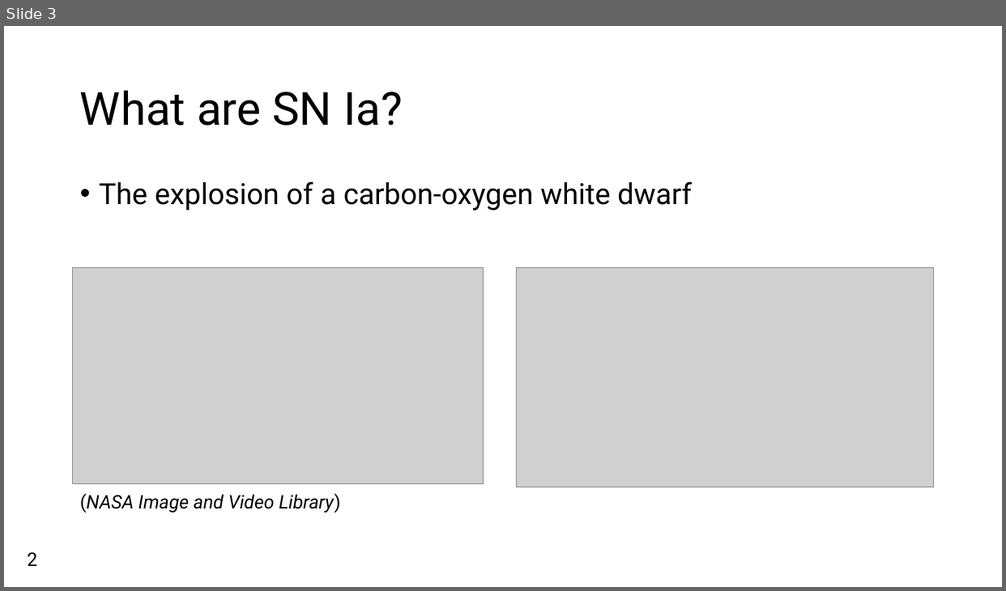
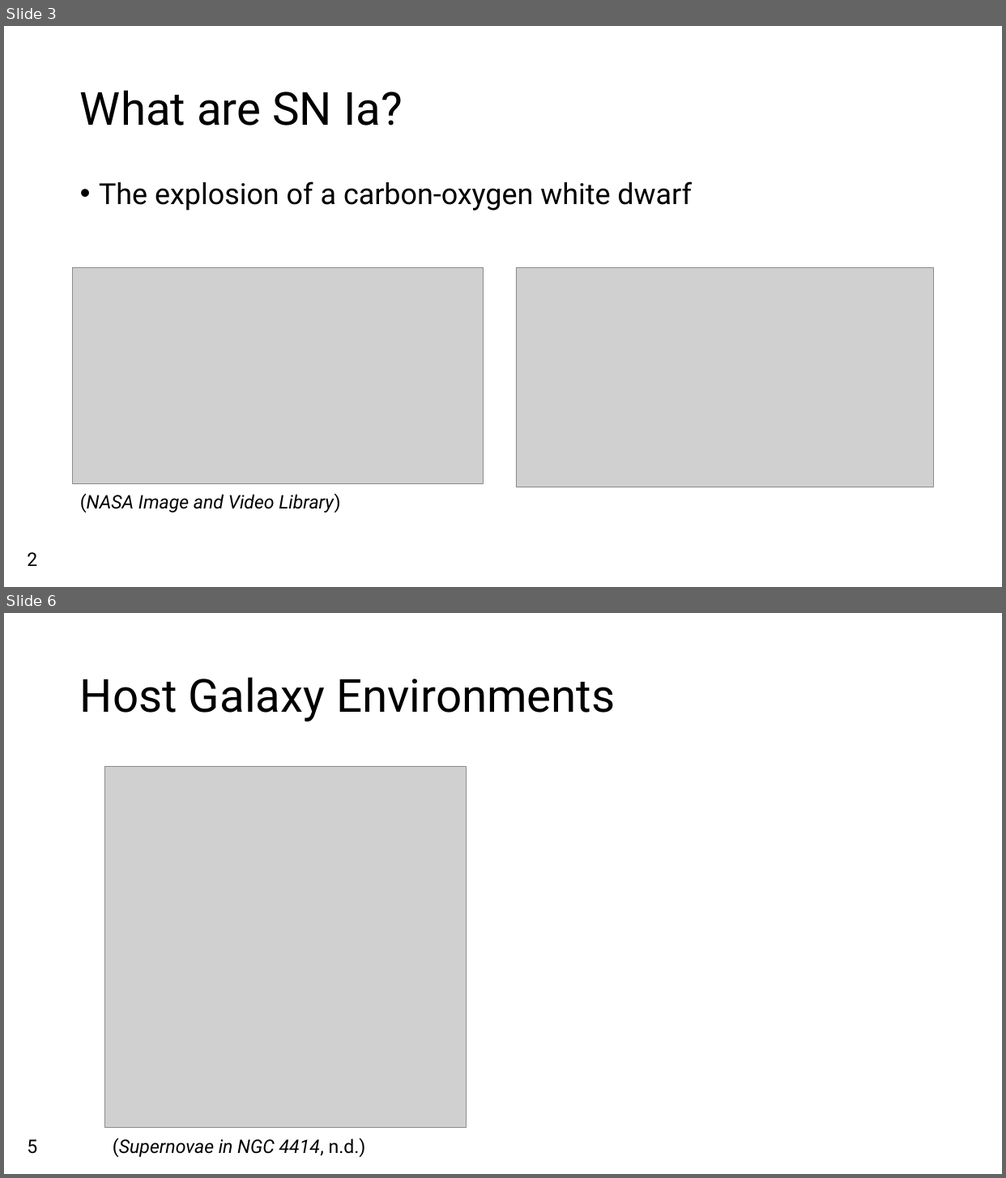
Before and after one commit to Webd0g/Honours_Project, a slide deck: Oral_presentation/Oral_Presentation.pptx. Shown one above the other, each under a label of ours: slide 3 before the commit, slides 3 and 6 after it; the slides between them are not shown. The pictures are 1006x591 and 1006x1178 pixels, drawn with LibreOffice and Linux fonts; fonts in the diff are those of the drawing; grey boxes stand for pictures; background and template pictures are left out. Boxes give left, top, right and bottom in pixels: in the first picture for what was removed or moved away, otherwise in the second. Text is boxed around its words. In the diff, an @@ line names an element or a change of style, - is before the commit and + after.

```diff
--- a/Oral_presentation/Oral_Presentation.pptx
+++ b/Oral_presentation/Oral_Presentation.pptx
@@ slide 6 added at (4,613,1002,1174), background picture (left out) @@
@@ title added at (80,677,615,722), 44 pt, text #000000 @@
+Host Galaxy Environments
@@ picture added at (105,767,466,1128) @@
@@ text added at (27,1139,37,1154), 18 pt, text #000000 @@
+5
@@ text added at (113,1138,366,1157), 18 pt, text #000000, italic @@
+(Supernovae in NGC 4414, n.d.)
```
Also in this commit, not shown: 5 slides changed, 2 other slides added, 2 slides removed, 14 other files.
